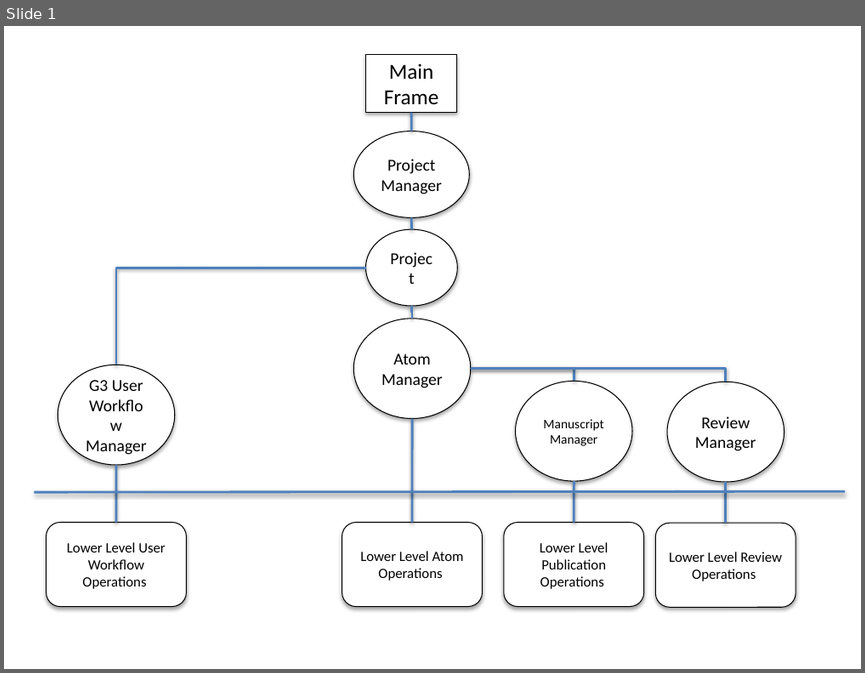
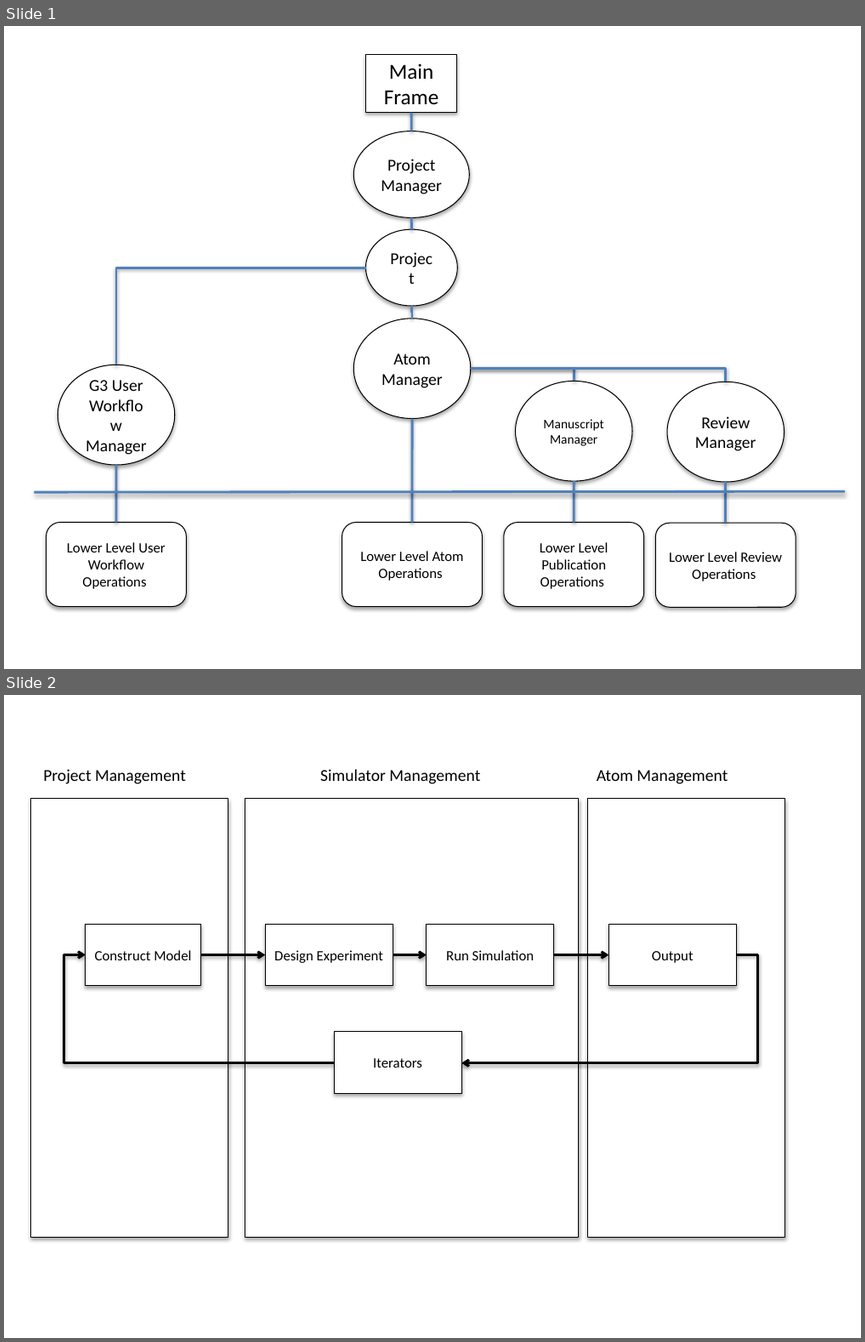
Before and after one commit to HugoCornelis/userdocs, a slide deck: gtube-technical-specification/figures/Diagrams.pptx. Shown one above the other, each under a label of ours: slide 1 before the commit, slides 1 and 2 after it. The pictures are 865x673 and 865x1342 pixels, drawn with LibreOffice and Linux fonts; fonts in the diff are those of the drawing. Boxes give left, top, right and bottom in pixels: in the first picture for what was removed or moved away, otherwise in the second. Text is boxed around its words. In the diff, an @@ line names an element or a change of style, - is before the commit and + after.

```diff
--- a/gtube-technical-specification/figures/Diagrams.pptx
+++ b/gtube-technical-specification/figures/Diagrams.pptx
@@ slide 2 added at <box>4,695,861,1338</box>, background #FFFFFF @@
@@ text added at <box>43,769,186,784</box>, 14 pt, text #000000 @@
+Project Management
@@ text added at <box>320,769,480,784</box>, 14 pt, text #000000 @@
+Simulator Management
@@ text added at <box>596,770,727,784</box>, 14 pt, text #000000 @@
+Atom Management
@@ rectangle added at <box>31,799,228,1236</box>, fill #FFFFFF, outline #000000 0.75 pt @@
@@ rectangle added at <box>245,799,578,1236</box>, fill #FFFFFF, outline #000000 0.75 pt @@
@@ rectangle added at <box>587,799,784,1236</box>, fill #FFFFFF, outline #000000 0.75 pt @@
@@ rectangle added at <box>86,924,200,986</box>, fill #FFFFFF, outline #000000 0.75 pt, 12 pt, text #000000 @@
+Construct Model
@@ rectangle added at <box>265,924,393,986</box>, fill #FFFFFF, outline #000000 0.75 pt, 12 pt, text #000000 @@
+Design Experiment
@@ rectangle added at <box>426,924,554,986</box>, fill #FFFFFF, outline #000000 0.75 pt, 12 pt, text #000000 @@
+Run Simulation
@@ rectangle added at <box>609,924,737,986</box>, fill #FFFFFF, outline #000000 0.75 pt, 12 pt, text #000000 @@
+Output
@@ elbow arrow added from (334, 1062) to (86, 954), #000000 2 pt @@
@@ arrow added from (201, 954) to (265, 954), #000000 2 pt @@
@@ arrow added from (393, 954) to (426, 954), #000000 2 pt @@
@@ elbow arrow added from (737, 954) to (461, 1062), #000000 2 pt @@
@@ arrow added from (554, 954) to (609, 954), #000000 2 pt @@
@@ rectangle added at <box>334,1032,461,1094</box>, fill #FFFFFF, outline #000000 0.75 pt, 12 pt, text #000000 @@
+Iterators
```
Also in this commit, not shown: 1 slide removed, 6 other files.
